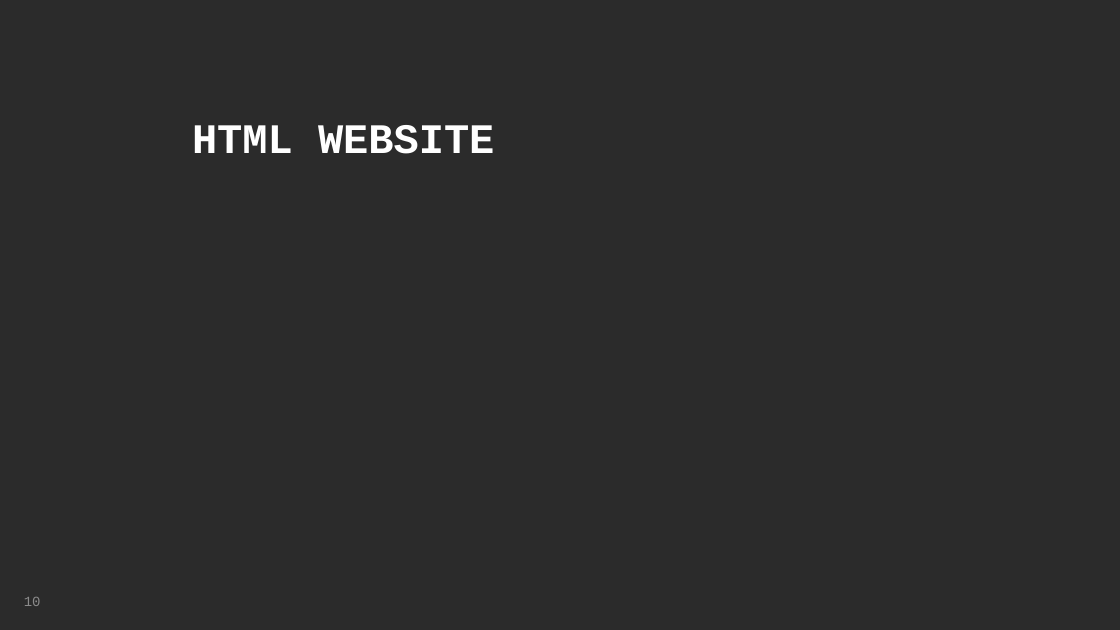
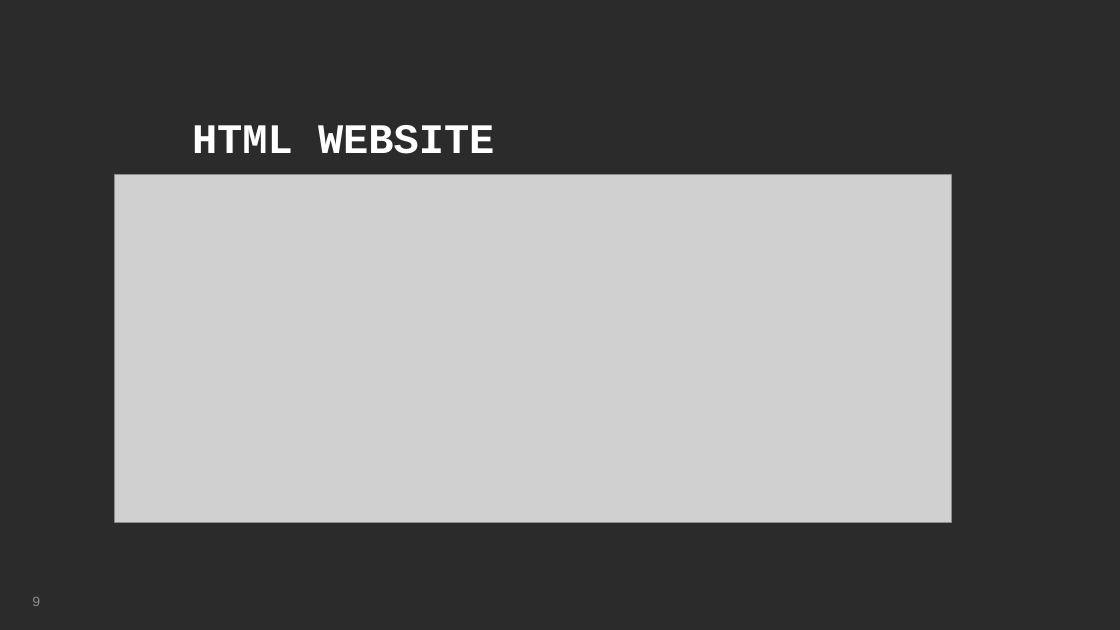
Before and after one commit to CarlaSauvant/ShareAmberg_CriticalModelling, a slide deck: slide 9 of Presentation_230124/Presentation_230124.pptx (slide 10 before the commit). Drawn at 1120x630 pixels with LibreOffice and Linux fonts; fonts in the diff are those of the drawing; grey boxes stand for pictures; background and template pictures are left out; a plain dark background stands for a picture behind light text. Boxes give left, top, right and bottom in pixels: in the first picture for what was removed or moved away, otherwise in the second. Text is boxed around its words. In the diff, an @@ line names an element or a change of style, - is before the commit and + after.

```diff
--- a/Presentation_230124/Presentation_230124.pptx
+++ b/Presentation_230124/Presentation_230124.pptx
@@ picture added at [115, 175, 951, 523] @@
@@ page number at [32, 597, 40, 606]: text changed @@
-10
+9
```
Also in this commit, not shown: 5 other slides changed.
